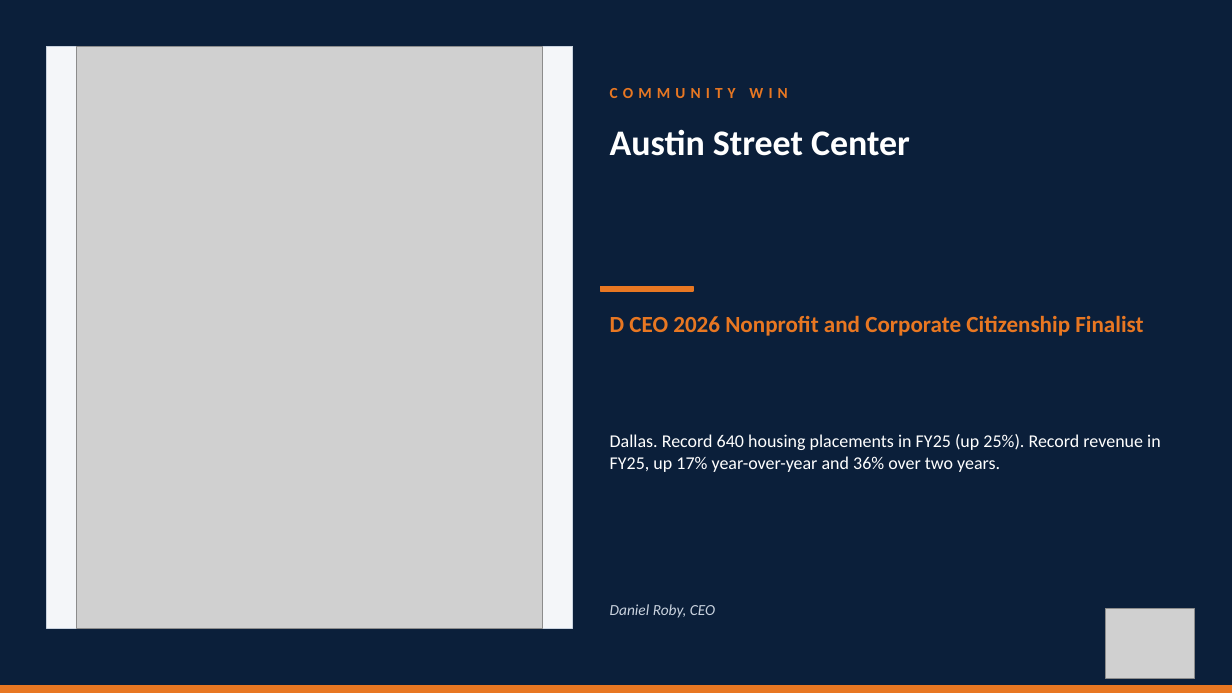
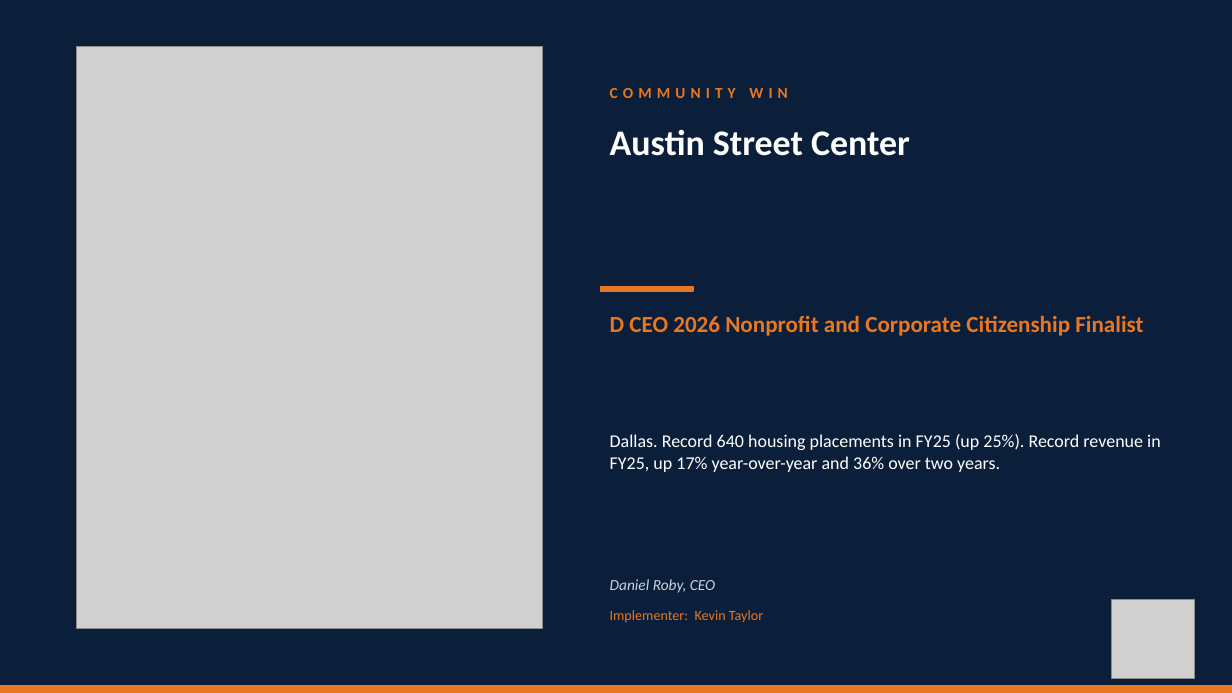
Before and after one commit to TicoRicoRay/wroe-dallas-2026, a slide deck: slide 14 of deliverables/celebrations-loop/Celebrations-Loop.pptx (slide 17 before the commit). Drawn at 1232x693 pixels with LibreOffice and Linux fonts; fonts in the diff are those of the drawing; grey boxes stand for pictures. Boxes give left, top, right and bottom in pixels: in the first picture for what was removed or moved away, otherwise in the second. Text is boxed around its words. In the diff, an @@ line names an element or a change of style, - is before the commit and + after.

Commit message:
Celebrations loop: drop section dividers, add Implementer per slide, kill photo shadow-box
- Removed the 3 section-divider slides (18 slides now instead of 21).
- Renamed 'SPILLERS CLIENT' badge to 'COMMUNITY WIN' across the deck.
- Added per-slide Implementer credit ('Implementer: Name') as small orange
  text below the read-aloud line. Attribution from Shane's master DOCX
  EOSI field or the submitting email sender.
- Photos now sit directly on the navy background (no cream frame), fitted
  at native aspect. Kills the white shadow-box that was visible on light
  photos and looked cheap.
- Wordmark recolored to white silhouette + orange NTX badge on transparent
  background, so it reads as branding on navy instead of a white sticker.

```diff
--- a/deliverables/celebrations-loop/Celebrations-Loop.pptx
+++ b/deliverables/celebrations-loop/Celebrations-Loop.pptx
@@ rectangle removed at box(46, 46, 573, 628) @@
@@ text "Daniel Roby, CEO": place and size @@
-text "Daniel Roby, CEO" at box(610, 604, 715, 618)
+text "Daniel Roby, CEO" at box(610, 579, 715, 593)
@@ text added at box(610, 610, 763, 623), 11 pt, text #E87722 @@
+Implementer: Kevin Taylor
@@ picture: place and size @@
-picture at box(1105, 609, 1195, 678)
+picture at box(1112, 600, 1195, 678)
```
Also in this commit, not shown: 17 other slides changed, 3 slides removed, 4 other files.
